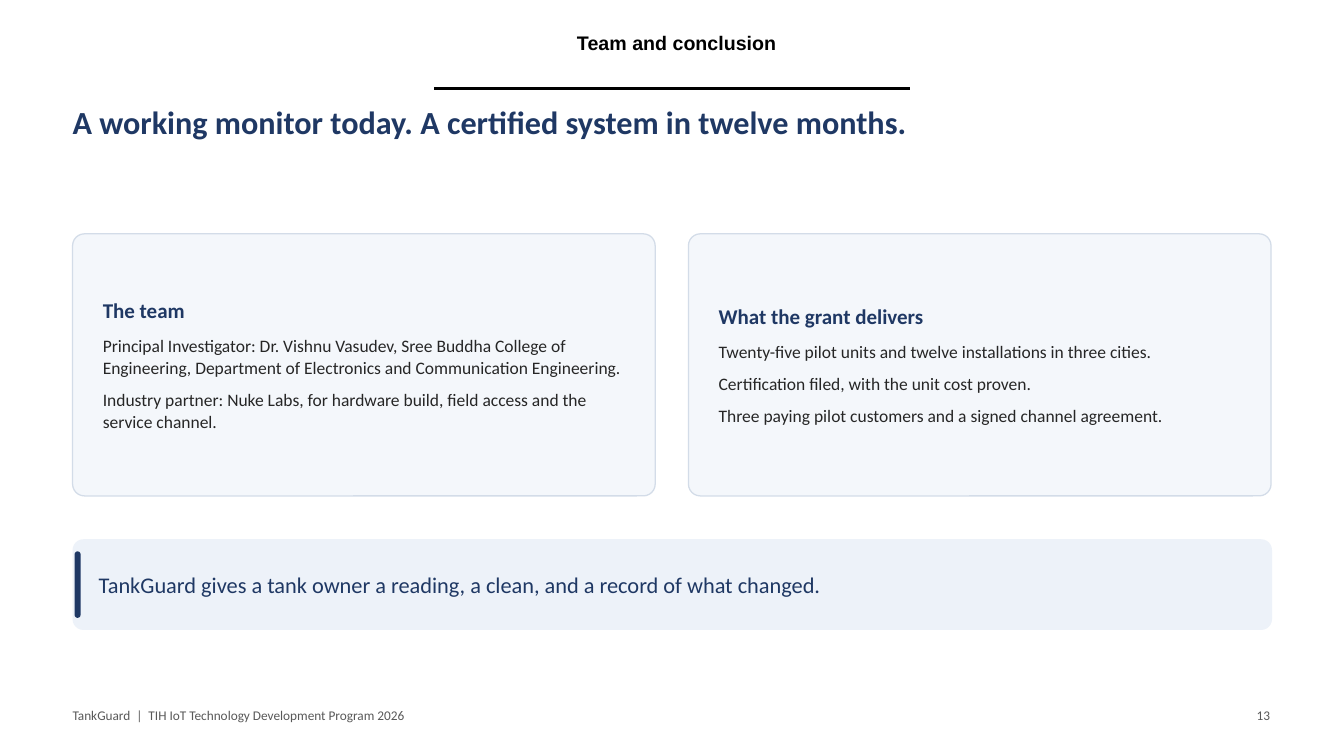
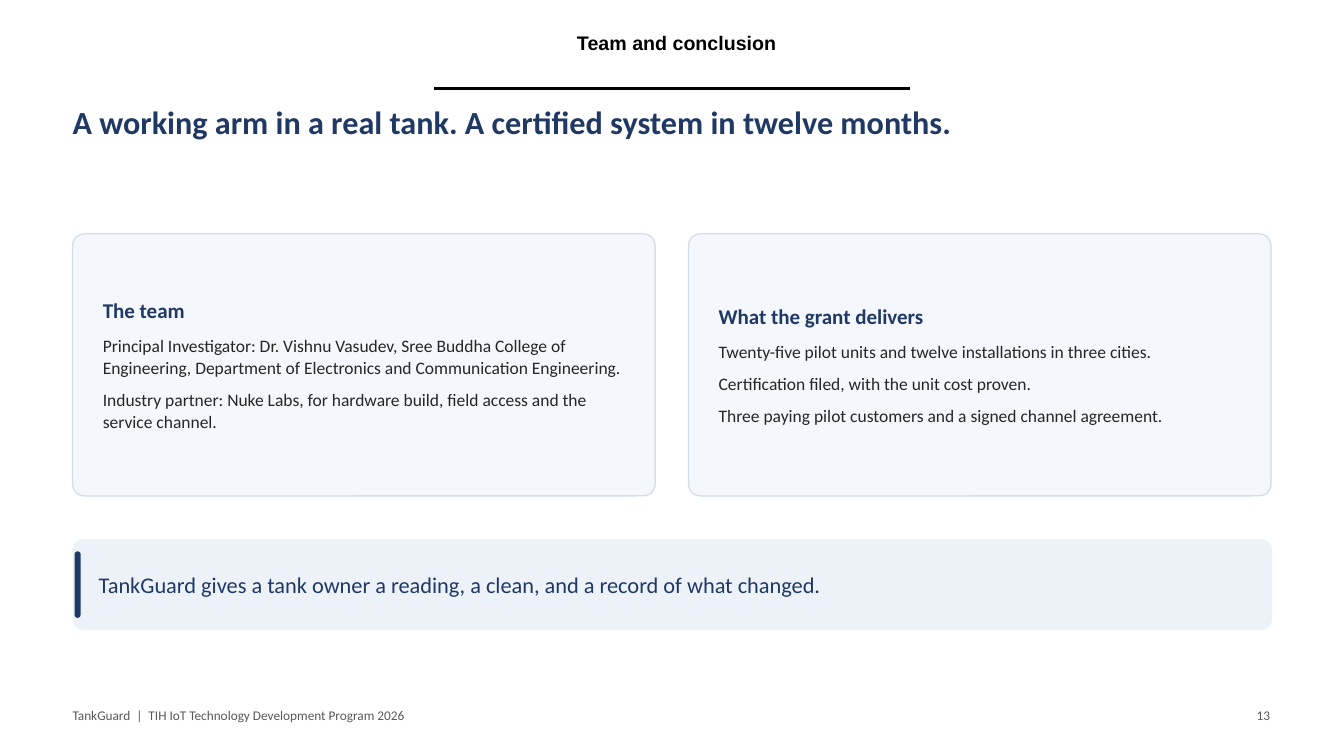
Before and after one commit to adithya-in/tankguard, a slide deck: slide 13 of docs/office/TankGuard_Presentation.pptx. Drawn at 1344x756 pixels with LibreOffice and Linux fonts; fonts in the diff are those of the drawing; background and template pictures are left out. Boxes give left, top, right and bottom in pixels: in the first picture for what was removed or moved away, otherwise in the second. Text is boxed around its words. In the diff, an @@ line names an element or a change of style, - is before the commit and + after.

```diff
--- a/docs/office/TankGuard_Presentation.pptx
+++ b/docs/office/TankGuard_Presentation.pptx
@@ text at box(73, 111, 950, 140): text changed @@
-A working monitor today. A certified system in twelve months.
+A working arm in a real tank. A certified system in twelve months.
```
Also in this commit, not shown: 2 other slides changed, 6 other files.
